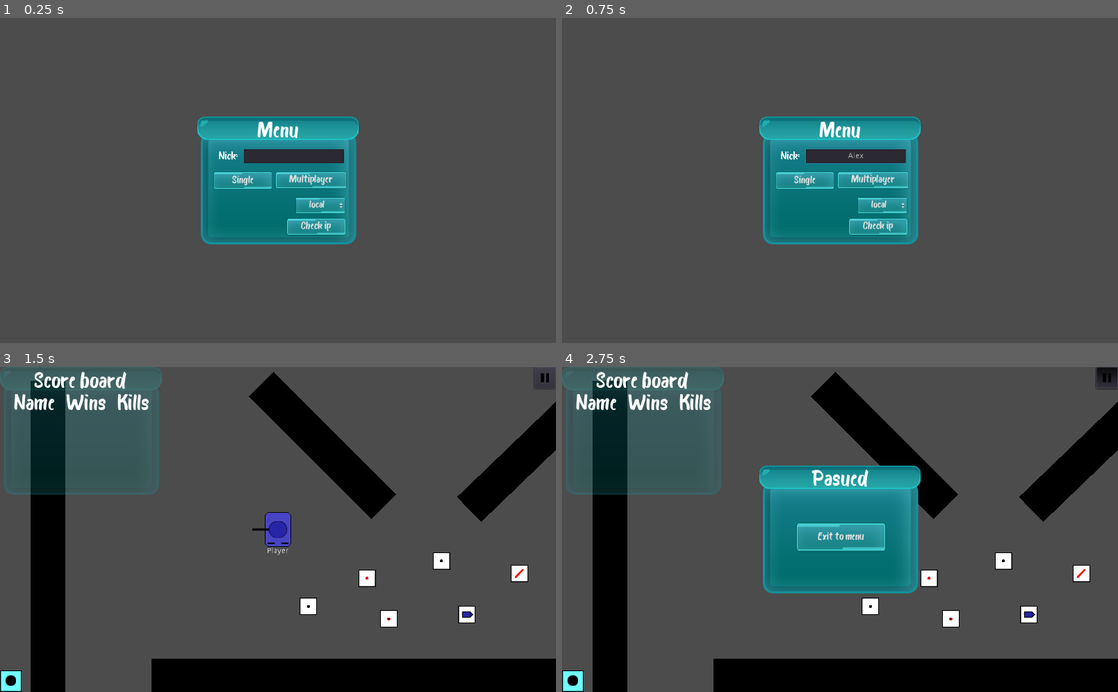
Above: before the commit, frames 1-4 (two rows, left to right).
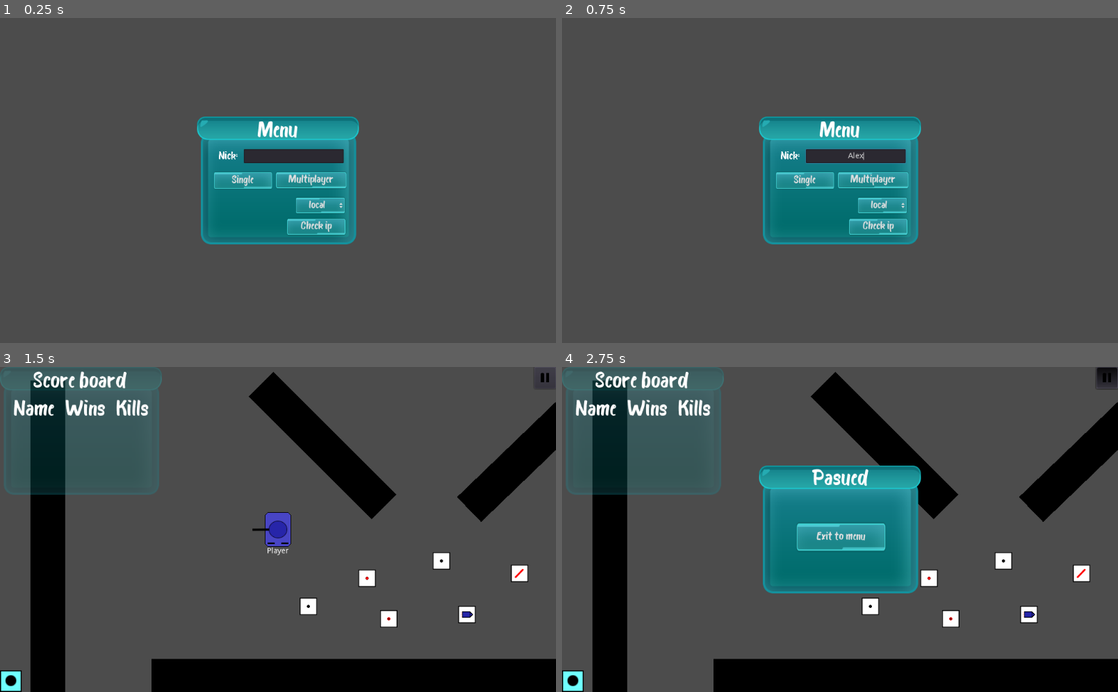
Above: after the commit, the same moments.

Repository: mm-102/godot_tanks
Game: Godot game, scene res://Main.tscn
Two runs of this game, one before a commit and one after it. Both use one fixed random seed, a clock stepped at 60 frames per second and the inputs below.
Inputs (mouse positions are in pixels of both pictures, inside the frame that each line leads up to):
- Up to frame 1 (0.25 s): no input
- Up to frame 2 (0.75 s): click (856, 154) at 0.52 s; type "Alex" at 0.6 s
- Up to frame 3 (1.5 s): click "Single" at 1.25 s
- Up to frame 4 (2.75 s): click (1106, 376) at 2 s

The runs differ from the first frame. In frame 1, 0.5% of the frame differs, in the area x 35-65%, y 31-67%; in frame 2, 0.5%; in frame 3, 1.5%; in frame 4, 1.8%, in the area x 0-100%, y 1-100%.

Commit message:
Cosmetic changes  - change in display mode  - change in game gui alignment to improve behaviour when streching screen (include changing Player_GUI back to MarginContainer)  - fix typo in IndicatorArrow

Diff:
--- a/Player/Player_GUI/GUI.gd
+++ b/Player/Player_GUI/GUI.gd
@@ -63,8 +63,8 @@
 	var nick = data.Nick
 	var player_name_score = name_score_tscn.instance()
 	player_name_score.name = str(player_id)
-	player_name_score.get_node("Nick").text = str(nick) + ' : '
-	player_name_score.get_node("Wins").text = str(score.Wins) + ' : '
+	player_name_score.get_node("Nick").text = str(nick)# + ' : '
+	player_name_score.get_node("Wins").text = str(score.Wins)# + ' : '
 	player_name_score.get_node("Kills").text = str(score.Kills)
 	scores_node.add_child(player_name_score)
 
--- a/Player/Player_GUI/GUI.tscn
+++ b/Player/Player_GUI/GUI.tscn
@@ -6,7 +6,7 @@
 [ext_resource path="res://Player/Player_GUI/Scoreboard2.tscn" type="PackedScene" id=6]
 [ext_resource path="res://Player/Player_GUI/Pause.tscn" type="PackedScene" id=7]
 
-[node name="GUI" type="Control"]
+[node name="GUI" type="MarginContainer"]
 pause_mode = 2
 process_priority = 1
 anchor_right = 1.0
@@ -31,7 +31,7 @@
 
 [node name="Ammunition" type="HBoxContainer" parent="."]
 margin_top = 560.0
-margin_right = 172.0
+margin_right = 150.0
 margin_bottom = 600.0
 grow_vertical = 0
 rect_min_size = Vector2( 150, 40 )
@@ -66,7 +66,7 @@
 [node name="Scoreboard" parent="." instance=ExtResource( 6 )]
 anchor_right = 0.0
 anchor_bottom = 0.0
-margin_right = 299.0
-margin_bottom = 243.0
+margin_right = 296.0
+margin_bottom = 238.0
 
 [connection signal="toggled" from="PauseButton" to="." method="_on_PauseButton_toggled"]
--- a/Player/Player_GUI/SBPlayer.tscn
+++ b/Player/Player_GUI/SBPlayer.tscn
@@ -10,20 +10,41 @@
 alignment = 1
 
 [node name="Nick" type="Label" parent="."]
-margin_left = 78.0
-margin_right = 134.0
+margin_right = 84.0
 margin_bottom = 40.0
+rect_min_size = Vector2( 84, 40 )
+size_flags_horizontal = 0
 text = "You"
+align = 1
+
+[node name="Label" type="Label" parent="."]
+margin_left = 88.0
+margin_right = 95.0
+margin_bottom = 40.0
+size_flags_horizontal = 2
+text = ":"
 
 [node name="Wins" type="Label" parent="."]
-margin_left = 138.0
-margin_right = 157.0
+margin_left = 99.0
+margin_right = 189.0
 margin_bottom = 40.0
+rect_min_size = Vector2( 90, 40 )
+size_flags_horizontal = 2
 text = "0"
+align = 1
+
+[node name="Label2" type="Label" parent="."]
+margin_left = 193.0
+margin_right = 200.0
+margin_bottom = 40.0
+size_flags_horizontal = 2
+text = ":"
 
 [node name="Kills" type="Label" parent="."]
-margin_left = 161.0
-margin_right = 180.0
+margin_left = 204.0
+margin_right = 264.0
 margin_bottom = 40.0
+rect_min_size = Vector2( 60, 40 )
+size_flags_horizontal = 2
 text = "0"
-align = 2
+align = 1
--- a/Player/Player_GUI/Scoreboard.tscn
+++ b/Player/Player_GUI/Scoreboard.tscn
@@ -32,7 +32,7 @@
 mouse_filter = 2
 
 [node name="Label" type="Label" parent="."]
-margin_right = 165.0
+margin_right = 309.0
 margin_bottom = 99.0
 theme = SubResource( 2 )
 text = "
@@ -41,10 +41,10 @@
 
 [node name="Scores" type="VBoxContainer" parent="."]
 margin_top = 103.0
-margin_right = 165.0
+margin_right = 309.0
 margin_bottom = 143.0
 mouse_filter = 2
 theme = SubResource( 4 )
 
 [node name="LocalPlayer" parent="Scores" instance=ExtResource( 2 )]
-margin_right = 165.0
+margin_right = 309.0
--- a/Player/Player_GUI/Scoreboard2.tscn
+++ b/Player/Player_GUI/Scoreboard2.tscn
@@ -4,18 +4,21 @@
 [ext_resource path="res://GUI/Menu.tres" type="Theme" id=2]
 
 [node name="Scoreboard" type="Control"]
-anchor_right = 0.287
-anchor_bottom = 0.396
-margin_right = 5.112
-margin_bottom = -0.600021
-rect_min_size = Vector2( 80, 0 )
+anchor_right = 0.154
+anchor_bottom = 0.213
+margin_right = 0.319977
+margin_bottom = 7.95999
+rect_min_size = Vector2( 296, 238 )
 mouse_filter = 2
+size_flags_horizontal = 0
+size_flags_vertical = 0
 theme = ExtResource( 2 )
 
 [node name="TextureRect" type="TextureRect" parent="."]
 modulate = Color( 1, 1, 1, 0.294118 )
 margin_right = 298.0
 margin_bottom = 236.0
+rect_min_size = Vector2( 298, 236 )
 mouse_filter = 2
 texture = ExtResource( 1 )
 
@@ -28,36 +31,39 @@
 valign = 1
 
 [node name="Scores" type="VBoxContainer" parent="."]
-anchor_top = 1.0
+anchor_left = 0.02
+anchor_top = 0.21
 anchor_right = 1.0
 anchor_bottom = 1.0
-margin_left = 21.0
-margin_top = -193.0
-margin_right = -19.0
-margin_bottom = -16.0
+margin_left = 0.0799994
+margin_top = 10.02
+margin_right = -2.0
+margin_bottom = -138.0
 mouse_filter = 2
+size_flags_horizontal = 0
+size_flags_vertical = 0
 
 [node name="Headers" type="HBoxContainer" parent="Scores"]
-margin_right = 259.0
+margin_right = 288.0
 margin_bottom = 40.0
 mouse_filter = 2
 alignment = 1
 
 [node name="Label" type="Label" parent="Scores/Headers"]
-margin_left = 5.0
-margin_right = 96.0
+margin_left = 19.0
+margin_right = 110.0
 margin_bottom = 40.0
 text = "Name  "
 
 [node name="Label2" type="Label" parent="Scores/Headers"]
-margin_left = 100.0
-margin_right = 190.0
+margin_left = 114.0
+margin_right = 204.0
 margin_bottom = 40.0
 text = "Wins  "
 
 [node name="Label3" type="Label" parent="Scores/Headers"]
-margin_left = 194.0
-margin_right = 254.0
+margin_left = 208.0
+margin_right = 268.0
 margin_bottom = 40.0
 text = "Kills"
 align = 2
--- a/Player/Tank/IndicatorArrow.gd
+++ b/Player/Tank/IndicatorArrow.gd
@@ -30,11 +30,11 @@
 	rotation = angle + PI/2
 
 	if cos(angle) == 0:
-		position = direction * ((viewport_size.x - texture_size) * 0.5 - margin)
+		position = direction * ((viewport_size.y - texture_size) * 0.5 - margin)
 		return
 
 	if sin(angle) == 0:
-		position = direction * ((viewport_size.y - texture_size) * 0.5 - margin)
+		position = direction * ((viewport_size.x - texture_size) * 0.5 - margin)
 		return
 
 	var factor = min(\
--- a/project.godot
+++ b/project.godot
@@ -44,8 +44,8 @@
 
 [display]
 
-window/stretch/mode="2d"
-window/stretch/aspect="keep"
+window/stretch/mode="viewport"
+window/stretch/aspect="expand"
 
 [gdnative]
 
